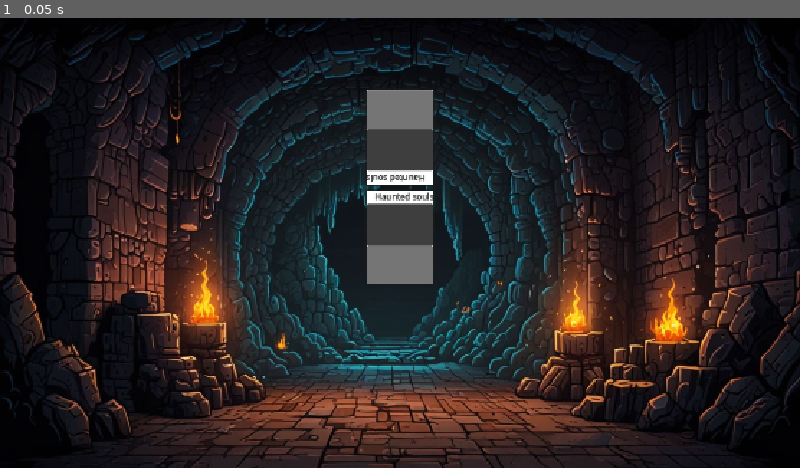
Above: before the commit, frame 1.
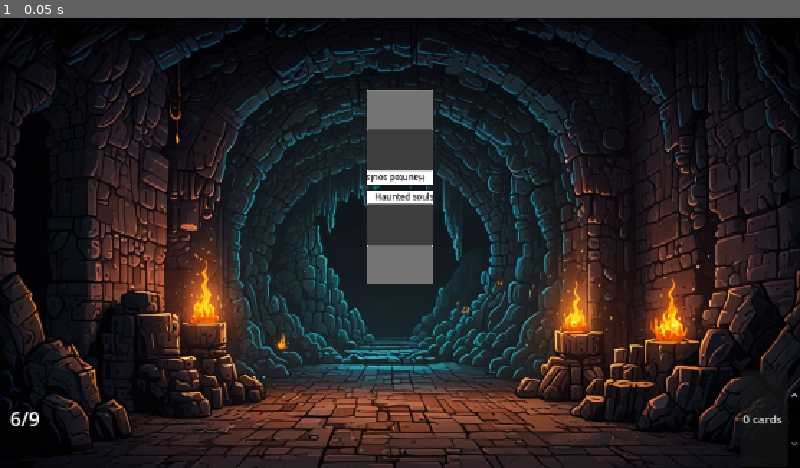
Above: after the commit, the same moment.

Repository: OteroJP/roguelito
Game: Godot game, scene res://ui/main.tscn
Two runs of this game, one before a commit and one after it. Both use one fixed random seed, a clock stepped at 60 frames per second and the inputs below. The project has no main scene, so this scene is started directly.
Inputs:
- Up to frame 1 (0.05 s): no input

The runs differ from the first frame. In frame 1, 0.1% of the frame differs, in the area x 1-100%, y 78-95%.
Error before the commit: Parse Error: Invalid argument for "new()" function: argument 1 should be "Hero" but is "Villain". (res://app/combat_room.gd:50)
Error after the commit: Trying to assign value of type 'RichTextLabel' to a variable of type 'Label'. (res://ui/card_manager/card/card.gd:11)

Commit message:
implement range animations
implement [Villain] and [Hero] resources in [CombatRoom]

tweak [Hero] and [HeroVisuals]

Diff:
--- a/app/combat_room.gd
+++ b/app/combat_room.gd
@@ -6,13 +6,14 @@
 var _combat_loop: CombatLoop
 
 @onready var villain_container: MarginContainer = %InteractiveContainer
+@onready var dungeon: Node2D = %DungeonRoom
 
 func _ready() -> void:
 	_prepare_combat() #await?
 
 	#Add villain node
 	villain_container.add_child(villain.create_node())
-
+	dungeon.add_child(hero.create_node())
 	#TODO Add heor node
 
 	await start_combat()
@@ -47,7 +48,7 @@
 
 func _prepare_phases() -> Array[LoopPhase]:
 	return [
-		UpkeepLoop.new(villain, hero),
+		UpkeepLoop.new(hero, villain),
 		PlayerTurn.new(villain),
 		Resolution.new()
 		]
--- a/app/loops/combat_loop/upkeep.gd
+++ b/app/loops/combat_loop/upkeep.gd
@@ -12,7 +12,7 @@
 
 
 func run() -> void:
-	await _hero.get_ready() # Hero shows stance
+	#await _hero.get_ready() # Hero shows stance
 	await _hero.play_card() # Hero shows play intent of its card
 	await _villain.draw() # villaino roba 1 carta
 	if _have_loop_ended.call():
--- a/dungeon/character/_character.gd
+++ b/dungeon/character/_character.gd
@@ -1,5 +1,7 @@
 @abstract class_name Character
 extends Resource
+
+signal character_stats_changed
 
 @export var character_name: String
 @export var deck: Deck
@@ -17,3 +19,4 @@
 
 func take_damage(damage: int) -> void:
 	health -= damage
+	character_stats_changed.emit()
--- /dev/null
+++ b/dungeon/character/hero/hero.gd
@@ -0,0 +1,30 @@
+class_name Hero
+extends Character
+
+var _hero_visuals: HeroVisuals
+
+const HERO_SCENE: PackedScene = preload("uid://dsakfrfgkdj8u")
+
+
+func create_node() -> HeroVisuals:
+	var hero_visuals: HeroVisuals = HERO_SCENE.instantiate() as HeroVisuals
+	_hero_visuals = hero_visuals.setup(self)
+	character_stats_changed.connect(_hero_visuals.update)
+	return _hero_visuals
+
+
+func play_card() -> void:
+	if not deck.may_draw(1):
+		deck.reshuffle()
+	var card: CardData = deck.draw()
+	deck.play(card)
+	GameManager.current_hero_card = card
+	_hero_visuals.play_card()
+	#await _hero_visuals.get_tree().process_frame
+	await _hero_visuals.played_card_anim_finished
+
+
+#TODO? Implement stance selection -> actually, it goes after card resolution
+#func get_ready() -> void:
+#	await get_tree().process_frame
+#	pass
--- a/dungeon/hero/hero.tscn
+++ b/dungeon/character/hero/hero.tscn
@@ -1,7 +1,10 @@
 [gd_scene format=3 uid="uid://dsakfrfgkdj8u"]
 
-[ext_resource type="Script" uid="uid://dyl7ojhkdl43a" path="res://dungeon/hero/hero_visuals.gd" id="1_fc2uq"]
+[ext_resource type="Script" uid="uid://dyl7ojhkdl43a" path="res://dungeon/character/hero/hero_visuals.gd" id="1_fc2uq"]
 [ext_resource type="Texture2D" uid="uid://4q335xxs2p" path="res://icon.svg" id="2_ffd3t"]
+
+[sub_resource type="CircleShape2D" id="CircleShape2D_nghp0"]
+radius = 82.0
 
 [sub_resource type="StyleBoxFlat" id="StyleBoxFlat_jjok8"]
 
@@ -12,6 +15,8 @@
 script = ExtResource("1_fc2uq")
 
 [node name="CollisionShape2D" type="CollisionShape2D" parent="." unique_id=191043933]
+position = Vector2(0, -10)
+shape = SubResource("CircleShape2D_nghp0")
 
 [node name="Art" type="Sprite2D" parent="." unique_id=2021261964]
 unique_name_in_owner = true
--- a/dungeon/hero/hero_visuals.gd
+++ b/dungeon/character/hero/hero_visuals.gd
@@ -7,19 +7,33 @@
 @onready var art: Sprite2D = %Art
 @onready var life_bar: ProgressBar = %LifeBar
 
+var _hero: Hero
 
-func setup(hero: Hero):
+func setup(hero: Hero) -> HeroVisuals:
 	name_label.text = hero.character_name
 	life_bar.max_value = hero.max_health
 	life_bar.value = hero.health
+	_hero = hero
+	return self
 
 
 func play_card():
-	shake_sprite()
+	_shake_sprite()
 	played_card_anim_finished.emit()
 
 
-func shake_sprite() -> void:
+func update() -> void:
+	_shake_sprite()
+	#TODO: pensar que pasa si se reciben muchos dannos muy rapido
+	var animation_tween: Tween = RangeAnimation.animate_range_decrease(
+		life_bar,
+		absf(life_bar.value - _hero.health)
+	)
+	#await animation_tween.finished
+	#life_bar.value = _hero.health
+
+
+func _shake_sprite() -> void:
 	var original_position: Vector2 = art.position
 	var tween: Tween = create_tween().set_parallel(false)
 	var step_duration: float = 0.4 / 12
--- /dev/null
+++ b/dungeon/character/villain/hero_deck.tres
@@ -0,0 +1,12 @@
+[gd_resource type="Resource" script_class="Deck" format=3 uid="uid://bd76ry0mpjv76"]
+
+[ext_resource type="Script" uid="uid://7h66ml10ba7k" path="res://ui/card_manager/card/card_data.gd" id="1_rh3kn"]
+[ext_resource type="Script" uid="uid://ba84e8ikj4p01" path="res://dungeon/deck.gd" id="2_1jeib"]
+[ext_resource type="Resource" uid="uid://2edhimbie4rg" path="res://ui/card_manager/card/card_library/hero/hero_damage_1.tres" id="2_05xs2"]
+
+[resource]
+script = ExtResource("2_1jeib")
+card_set = Dictionary[ExtResource("1_rh3kn"), int]({
+ExtResource("2_05xs2"): 3
+})
+metadata/_custom_type_script = "uid://ba84e8ikj4p01"
--- /dev/null
+++ b/dungeon/character/villain/villain_deck.tres
@@ -0,0 +1,14 @@
+[gd_resource type="Resource" script_class="Deck" format=3 uid="uid://buuedavgylgmr"]
+
+[ext_resource type="Script" uid="uid://7h66ml10ba7k" path="res://ui/card_manager/card/card_data.gd" id="1_dpej3"]
+[ext_resource type="Resource" uid="uid://dws4xsanocot4" path="res://ui/card_manager/card/card_library/villain/villain_damage_3.tres" id="2_vs4gk"]
+[ext_resource type="Script" uid="uid://ba84e8ikj4p01" path="res://dungeon/deck.gd" id="3_wd1rs"]
+
+[resource]
+script = ExtResource("3_wd1rs")
+card_set = Dictionary[ExtResource("1_dpej3"), int]({
+ExtResource("2_vs4gk"): 6
+})
+max_hand_size = 6
+initial_hand_size = 3
+metadata/_custom_type_script = "uid://ba84e8ikj4p01"
--- a/dungeon/character_body_2d.gd
+++ /dev/null
@@ -1,17 +0,0 @@
-extends CharacterBody2D
-@onready var c: CollisionShape2D = $CollisionShape2D
-
-func _ready() -> void:
-	var character_shape: CapsuleShape2D = c.shape
-	var entrance_tween: Tween = create_tween()
-	var final_radius: float = character_shape.radius
-	var final_height: float = character_shape.height
-	character_shape.radius = 0
-	character_shape.height = 0
-	entrance_tween.set_parallel()
-	position -= Vector2(-5,20)
-	entrance_tween.tween_property(
-		self, "position", position + Vector2(-10,20), 2
-		).set_trans(Tween.TRANS_CUBIC)
-	entrance_tween.tween_property(character_shape, "radius", final_radius, 2)
-	entrance_tween.tween_property(character_shape, "height", final_height, 2)
--- a/dungeon/dungeon_room.tscn
+++ b/dungeon/dungeon_room.tscn
@@ -1,11 +1,6 @@
 [gd_scene format=3 uid="uid://cojufkmft2yab"]
 
 [ext_resource type="Texture2D" uid="uid://bgrfbby3npnja" path="res://dungeon/dungeon_bk.jpg" id="1_uaakf"]
-[ext_resource type="Script" uid="uid://cbn4dyjkx3di8" path="res://dungeon/character_body_2d.gd" id="2_b6sqi"]
-
-[sub_resource type="CapsuleShape2D" id="CapsuleShape2D_u316g"]
-radius = 40.0
-height = 120.0
 
 [node name="DungeonRoom" type="Node2D" unique_id=1410852599]
 
@@ -14,15 +9,3 @@
 texture = ExtResource("1_uaakf")
 
 [node name="Camera2D" type="Camera2D" parent="." unique_id=330094688]
-
-[node name="CharacterBody2D" type="CharacterBody2D" parent="." unique_id=1723109934]
-position = Vector2(0, 120)
-script = ExtResource("2_b6sqi")
-
-[node name="CollisionShape2D" type="CollisionShape2D" parent="CharacterBody2D" unique_id=963284013]
-shape = SubResource("CapsuleShape2D_u316g")
-debug_color = Color(0.95299643, 0, 0.3086719, 0.5803922)
-
-[node name="Label" type="Label" parent="CharacterBody2D" unique_id=370115097]
-offset_right = 40.0
-offset_bottom = 23.0
--- a/dungeon/hero/hero.gd
+++ /dev/null
@@ -1,23 +0,0 @@
-class_name Hero
-extends Character
-
-var hero_visuals: HeroVisuals
-
-const HERO_SCENE: PackedScene = preload("res://dungeon/hero/hero.tscn")
-
-
-func create_node() -> HeroVisuals:
-	var _hero_visuals: HeroVisuals = HERO_SCENE.instantiate() as HeroVisuals
-	hero_visuals = _hero_visuals
-	return hero_visuals
-
-
-func play_card() -> void:
-	GameManager.current_hero_card = deck.draw()
-	hero_visuals.play_card()
-	await hero_visuals.played_card_anim_finished
-
-
-func get_ready() -> void:
-	#TODO Implement stance selection -> actually, it goes after card resolution
-	pass
--- /dev/null
+++ b/ui/control_animation/range_animation.gd
@@ -0,0 +1,56 @@
+# Animation constants (will be replaced by StyleResource later)
+class_name RangeAnimation
+
+const DEFAULT_DURATION : float = 1
+const DEFAULT_EASE: Tween.EaseType = Tween.EASE_OUT
+const DEFAULT_TRANSITION: Tween.TransitionType = Tween.TRANS_QUAD
+
+# For decreasing values
+static func animate_range_decrease(
+	range_node: Range,
+	amount: float,
+	duration: float = RangeAnimation.DEFAULT_DURATION,
+	ease: Tween.EaseType = RangeAnimation.DEFAULT_EASE,
+	transition: Tween.TransitionType = RangeAnimation.DEFAULT_TRANSITION
+) -> Tween:
+	var target_value : float = max(range_node.min_value, range_node.value - amount)
+	var tween : Tween = range_node.create_tween()
+	(
+	tween.tween_property(
+		range_node,
+		"value",
+		target_value,
+		duration
+	)
+	.set_ease(ease)
+	.set_trans(transition)
+	)
+	# TODO: Callback functionality will be added later
+	# if on_complete:
+	#     tween.tween_interval(0.0).set_callback(on_complete.bind(range_node, target_value))
+	return tween
+
+# For increasing values
+static func animate_range_increase(
+	range_node: Range,
+	amount: float,
+	duration: float = RangeAnimation.DEFAULT_DURATION,
+	ease: Tween.EaseType = RangeAnimation.DEFAULT_EASE,
+	transition: Tween.TransitionType = RangeAnimation.DEFAULT_TRANSITION
+) -> Tween:
+	var target_value : float = min(range_node.max_value, range_node.value + amount)
+	var tween: Tween = range_node.create_tween()
+	(
+	tween.tween_property(
+		range_node,
+		"value",
+		target_value,
+		duration
+	)
+	.set_ease(ease)
+	.set_trans(transition)
+	)
+	# TODO: Callback functionality will be added later
+	# if on_complete:
+	#     tween.tween_interval(0.0).set_callback(on_complete.bind(range_node, target_value))
+	return tween
--- a/ui/main.tscn
+++ b/ui/main.tscn
@@ -2,7 +2,25 @@
 
 [ext_resource type="Script" uid="uid://0j5g2uf2l0e5" path="res://app/combat_room.gd" id="1_06s8x"]
 [ext_resource type="PackedScene" uid="uid://cojufkmft2yab" path="res://dungeon/dungeon_room.tscn" id="1_r3wx3"]
+[ext_resource type="Resource" uid="uid://buuedavgylgmr" path="res://dungeon/character/villain/villain_deck.tres" id="2_06s8x"]
+[ext_resource type="Script" uid="uid://c4teak7vu6pqs" path="res://dungeon/character/villain/villain.gd" id="3_04ebt"]
 [ext_resource type="PackedScene" uid="uid://ce3fqp227u3vc" path="res://ui/card_manager/card/card.tscn" id="3_loxbi"]
+[ext_resource type="Resource" uid="uid://bd76ry0mpjv76" path="res://dungeon/character/villain/hero_deck.tres" id="4_ar4ev"]
+[ext_resource type="Script" uid="uid://boop60gqxkjeu" path="res://dungeon/character/hero/hero.gd" id="5_7nk2m"]
+
+[sub_resource type="Resource" id="Resource_loxbi"]
+script = ExtResource("3_04ebt")
+deck = ExtResource("2_06s8x")
+max_health = 40
+health = 30
+metadata/_custom_type_script = "uid://c4teak7vu6pqs"
+
+[sub_resource type="Resource" id="Resource_t6oic"]
+script = ExtResource("5_7nk2m")
+deck = ExtResource("4_ar4ev")
+max_health = 5
+health = 3
+metadata/_custom_type_script = "uid://boop60gqxkjeu"
 
 [sub_resource type="ViewportTexture" id="ViewportTexture_fc3ap"]
 viewport_path = NodePath("SubViewport")
@@ -15,11 +33,14 @@
 grow_horizontal = 2
 grow_vertical = 2
 script = ExtResource("1_06s8x")
+villain = SubResource("Resource_loxbi")
+hero = SubResource("Resource_t6oic")
 
 [node name="SubViewport" type="SubViewport" parent="." unique_id=684047473]
 size = Vector2i(1152, 648)
 
 [node name="DungeonRoom" parent="SubViewport" unique_id=1410852599 instance=ExtResource("1_r3wx3")]
+unique_name_in_owner = true
 
 [node name="TextureRect" type="TextureRect" parent="." unique_id=1721460229]
 layout_mode = 1
Renamed: dungeon/hero/hero.gd.uid -> dungeon/character/hero/hero.gd.uid
Renamed: dungeon/hero/hero_visuals.gd.uid -> dungeon/character/hero/hero_visuals.gd.uid
Not shown, removed: dungeon/character_body_2d.gd.uid
Not shown, added: ui/control_animation/range_animation.gd.uid
